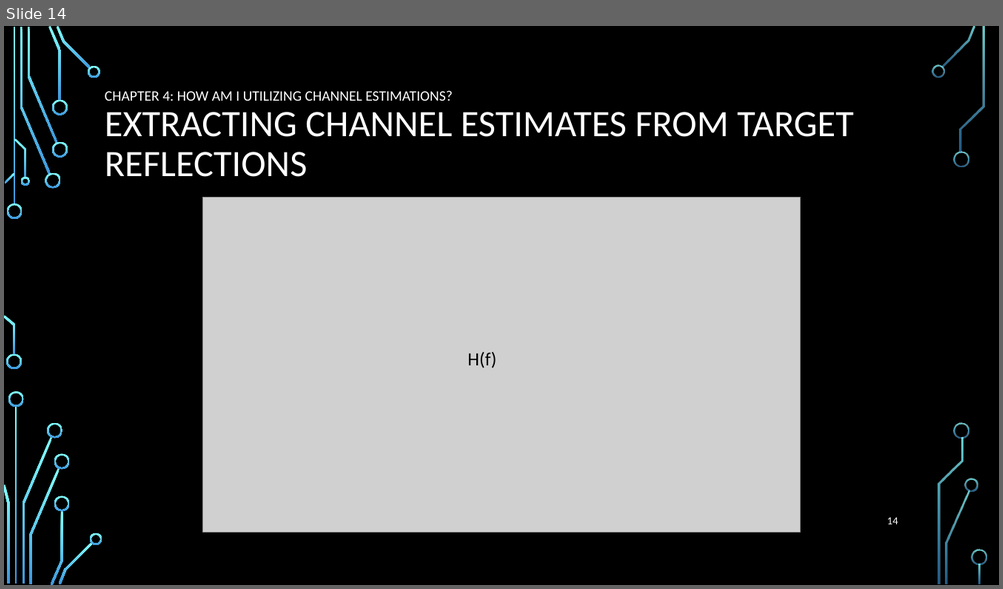
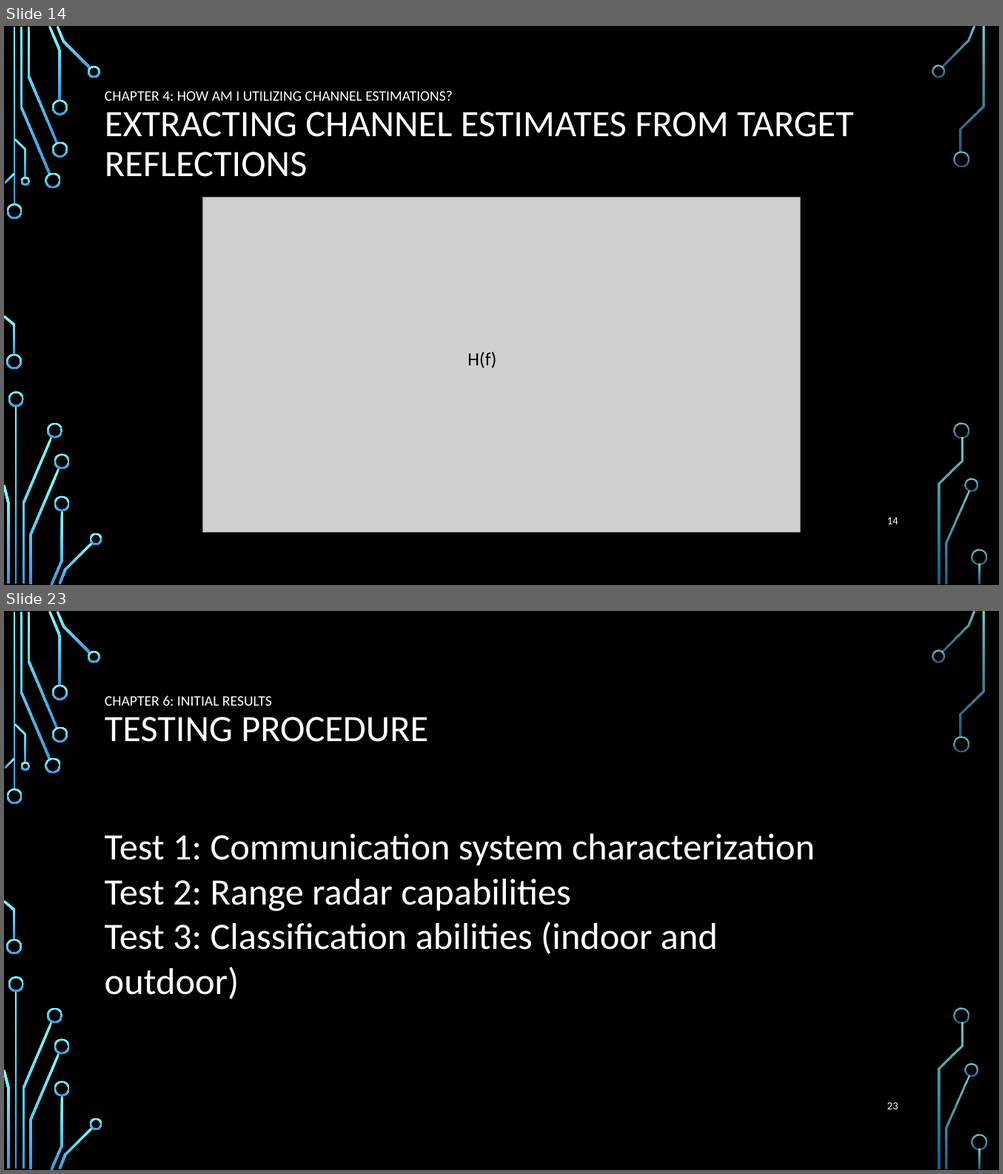
Before and after one commit to roryschram/masters, a slide deck: presentations/SARIG/sarig_rory_schram.pptx. Shown one above the other, each under a label of ours: slide 14 before the commit, slides 14 and 23 after it; the slides between them are not shown. The pictures are 1003x589 and 1003x1174 pixels, drawn with LibreOffice and Linux fonts; fonts in the diff are those of the drawing; grey boxes stand for pictures; background and template pictures are left out. Boxes give left, top, right and bottom in pixels: in the first picture for what was removed or moved away, otherwise in the second. Text is boxed around its words. In the diff, an @@ line names an element or a change of style, - is before the commit and + after.

```diff
--- a/presentations/SARIG/sarig_rory_schram.pptx
+++ b/presentations/SARIG/sarig_rory_schram.pptx
@@ slide 23 added at (4,611,999,1170), background picture (left out); not listed: 36 template elements that a slide beside it also shows @@
@@ title added at (105,695,428,742), 14 pt, text #FFFFFF @@
+CHAPTER 6: INITIAL RESULTS
+TESTING PROCEDURE
@@ text added at (105,834,814,954), 36 pt, text #FFFFFF @@
+Test 1: Communication system characterization
+Test 2: Range radar capabilities
+Test 3: Classification abilities (indoor and outdoor)
@@ page number added at (887,1102,898,1110), 10.5 pt, text #FFFFFF @@
+23
```
Also in this commit, not shown: 2 slides changed, 14 other slides added, 18 slides removed.
